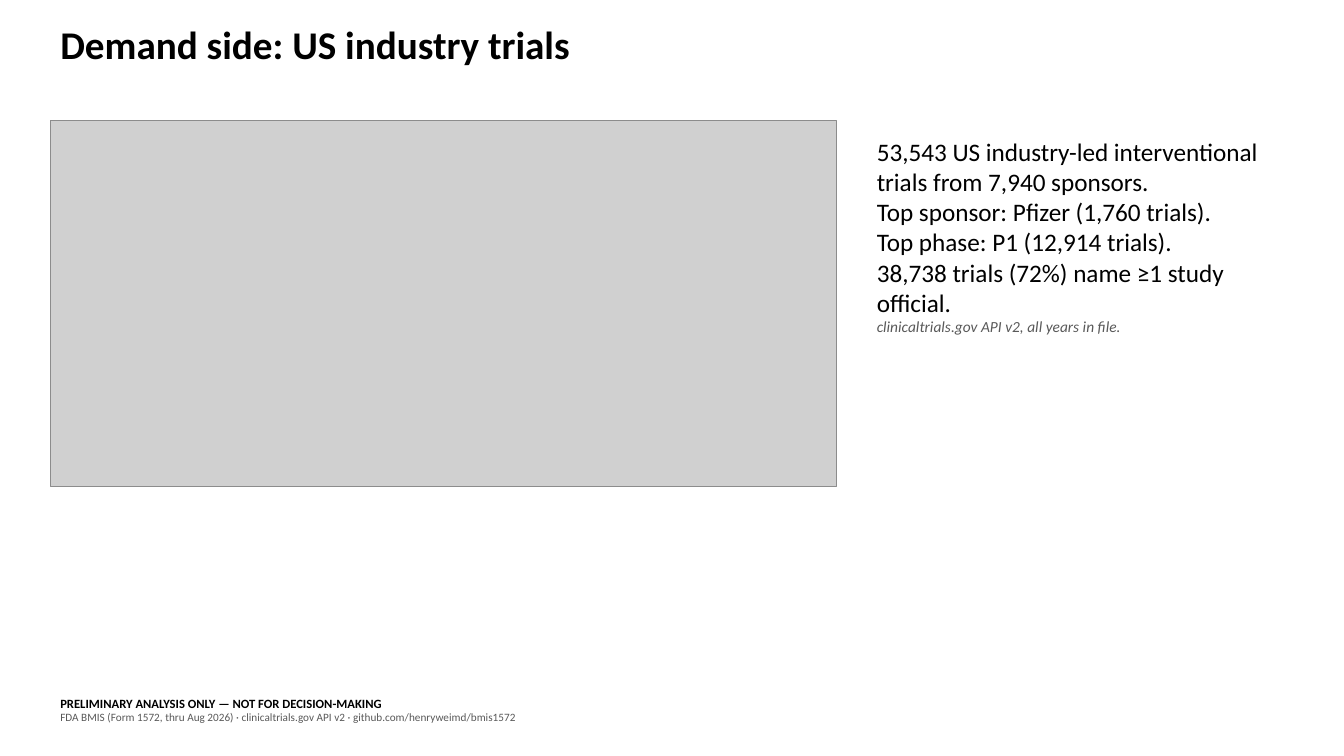
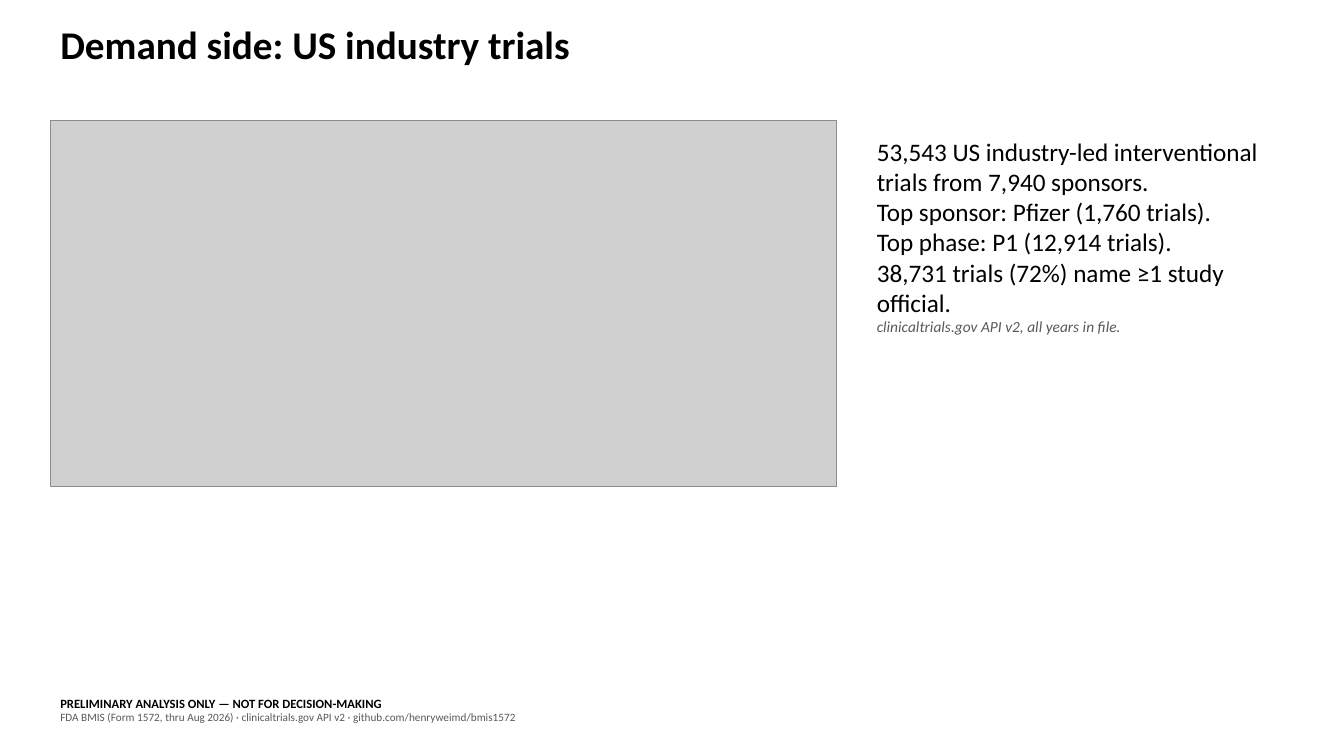
Before and after one commit to henryweimd/bmis1572, a slide deck: slide 13 of explorer/public/data/exports/bmis-supply-deck.pptx. Drawn at 1344x756 pixels with LibreOffice and Linux fonts; fonts in the diff are those of the drawing; grey boxes stand for pictures. Boxes give left, top, right and bottom in pixels: in the first picture for what was removed or moved away, otherwise in the second. Text is boxed around its words. In the diff, an @@ line names an element or a change of style, - is before the commit and + after.

```diff
--- a/explorer/public/data/exports/bmis-supply-deck.pptx
+++ b/explorer/public/data/exports/bmis-supply-deck.pptx
@@ text at box(877, 264, 1224, 312): text changed @@
-38,738 trials (72%) name ≥1 study official.
+38,731 trials (72%) name ≥1 study official.
```
Also in this commit, not shown: 1 other slide changed, 1 slide added, 37 other files.
